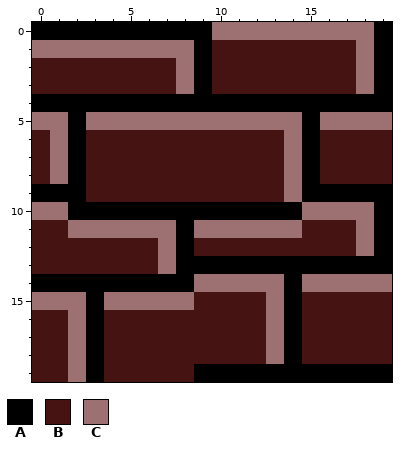
Pixel-art sprite: data/images/tile-bricks.png. That is the earlier state.
The file is 20x20 pixels. Colours within 5 levels of each other are drawn and written as one.
Palette (. is transparent): A #000000  B #461313  C #9d7171
Pixels before, first column x 0:
 0 AAAAAAAAAACCCCCCCCCA
 1 CCCCCCCCCABBBBBBBBCA
 2 BBBBBBBBCABBBBBBBBCA
 3 BBBBBBBBCABBBBBBBBCA
 4 AAAAAAAAAAAAAAAAAAAA
 5 CCACCCCCCCCCCCCACCCC
 6 BCABBBBBBBBBBBCABBBB
 7 BCABBBBBBBBBBBCABBBB
 8 BCABBBBBBBBBBBCABBBB
 9 AAABBBBBBBBBBBCAAAAA
10 CCAAAAAAAAAAAAACCCCA
11 BBCCCCCCACCCCCCBBBCA
12 BBBBBBBCABBBBBBBBBCA
13 BBBBBBBCAAAAAAAAAAAA
14 AAAAAAAAACCCCCACCCCC
15 CCCACCCCCBBBBCABBBBB
16 BBCABBBBBBBBBCABBBBB
17 BBCABBBBBBBBBCABBBBB
18 BBCABBBBBBBBBCABBBBB
19 BBCABBBBBAAAAAAAAAAA
After the commit:
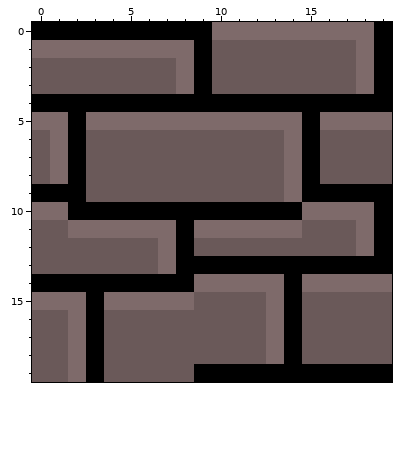
Log entry: Lightened up the brick tile (made it gray).
Changes in this commit:
colour B: #461313 -> #6a5959
colour C: #9d7171 -> #7e6a6a
